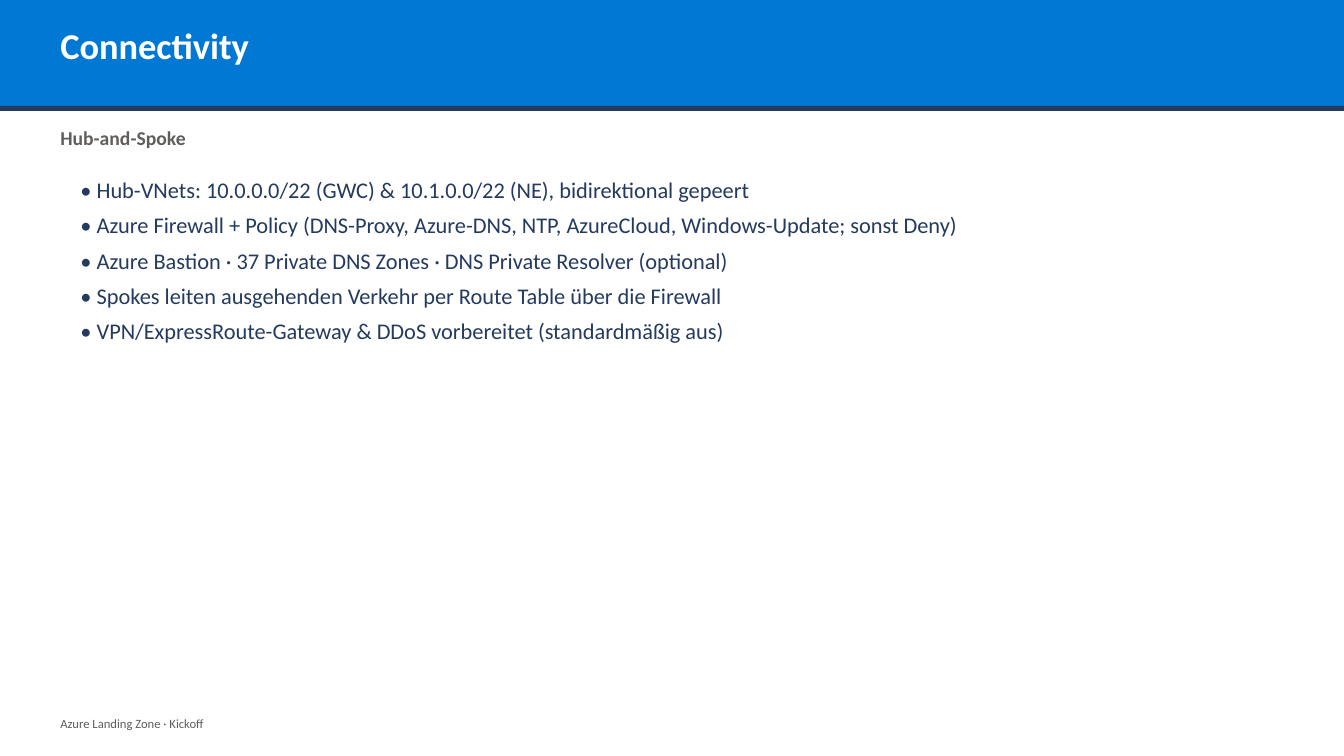
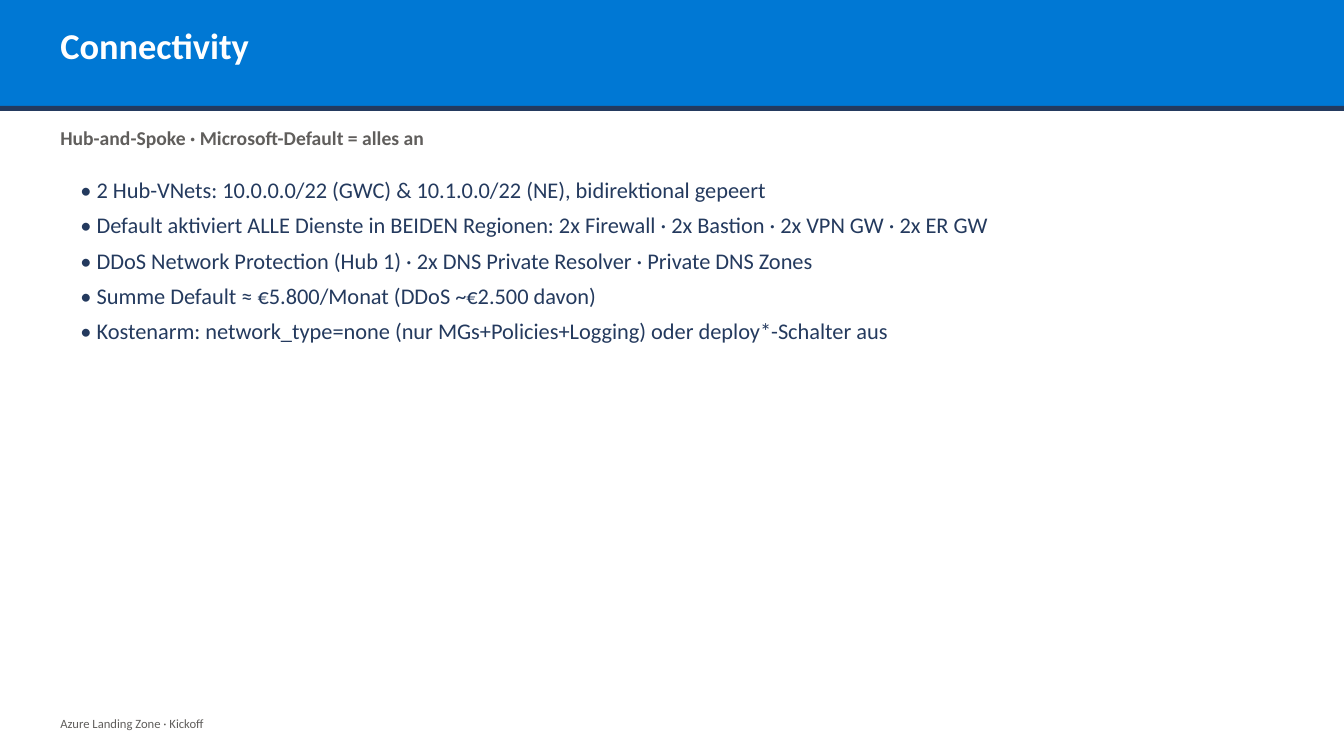
Before and after one commit to YannickBeck/azure-landing-zone, a slide deck: slide 10 of docs/kickoff/Azure-Landing-Zone-Kickoff.pptx. Drawn at 1344x756 pixels with LibreOffice and Linux fonts; fonts in the diff are those of the drawing. Boxes give left, top, right and bottom in pixels: in the first picture for what was removed or moved away, otherwise in the second. Text is boxed around its words. In the diff, an @@ line names an element or a change of style, - is before the commit and + after.

```diff
--- a/docs/kickoff/Azure-Landing-Zone-Kickoff.pptx
+++ b/docs/kickoff/Azure-Landing-Zone-Kickoff.pptx
@@ text at (x1=60, y1=131, x2=424, y2=148): text changed @@
-Hub-and-Spoke
+Hub-and-Spoke · Microsoft-Default = alles an
@@ text at (x1=97, y1=182, x2=988, y2=343): text changed @@
-• Hub-VNets: 10.0.0.0/22 (GWC) & 10.1.0.0/22 (NE), bidirektional gepeert
-• Azure Firewall + Policy (DNS-Proxy, Azure-DNS, NTP, AzureCloud, Windows-Update; sonst Deny)
-• Azure Bastion · 37 Private DNS Zones · DNS Private Resolver (optional)
-• Spokes leiten ausgehenden Verkehr per Route Table über die Firewall
-• VPN/ExpressRoute-Gateway & DDoS vorbereitet (standardmäßig aus)
+• 2 Hub-VNets: 10.0.0.0/22 (GWC) & 10.1.0.0/22 (NE), bidirektional gepeert
+• Default aktiviert ALLE Dienste in BEIDEN Regionen: 2x Firewall · 2x Bastion · 2x VPN GW · 2x ER GW
+• DDoS Network Protection (Hub 1) · 2x DNS Private Resolver · Private DNS Zones
+• Summe Default ≈ €5.800/Monat (DDoS ~€2.500 davon)
+• Kostenarm: network_type=none (nur MGs+Policies+Logging) oder deploy*-Schalter aus
```
Also in this commit, not shown: 10 other slides changed, 4 other files.
